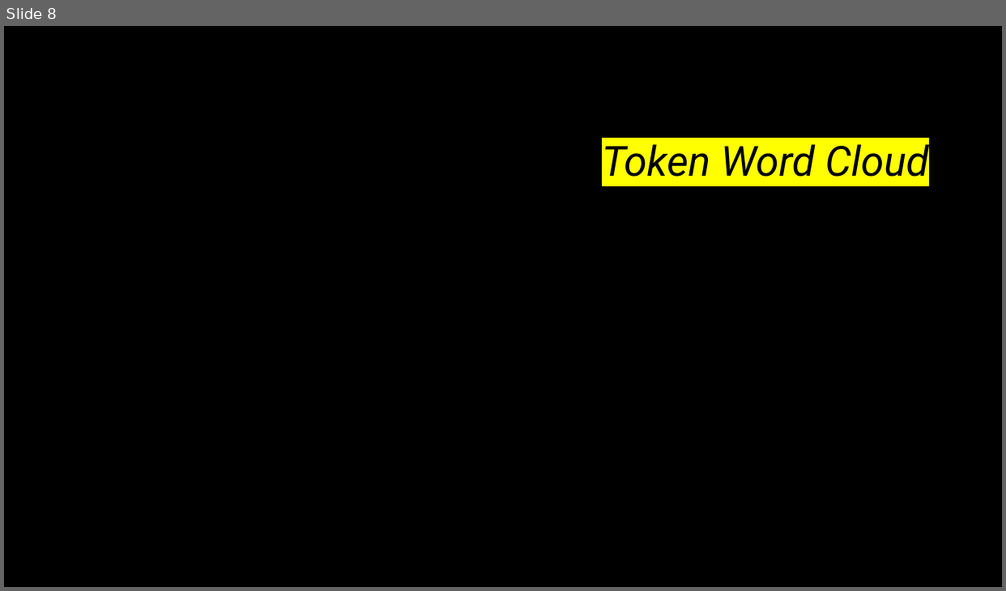
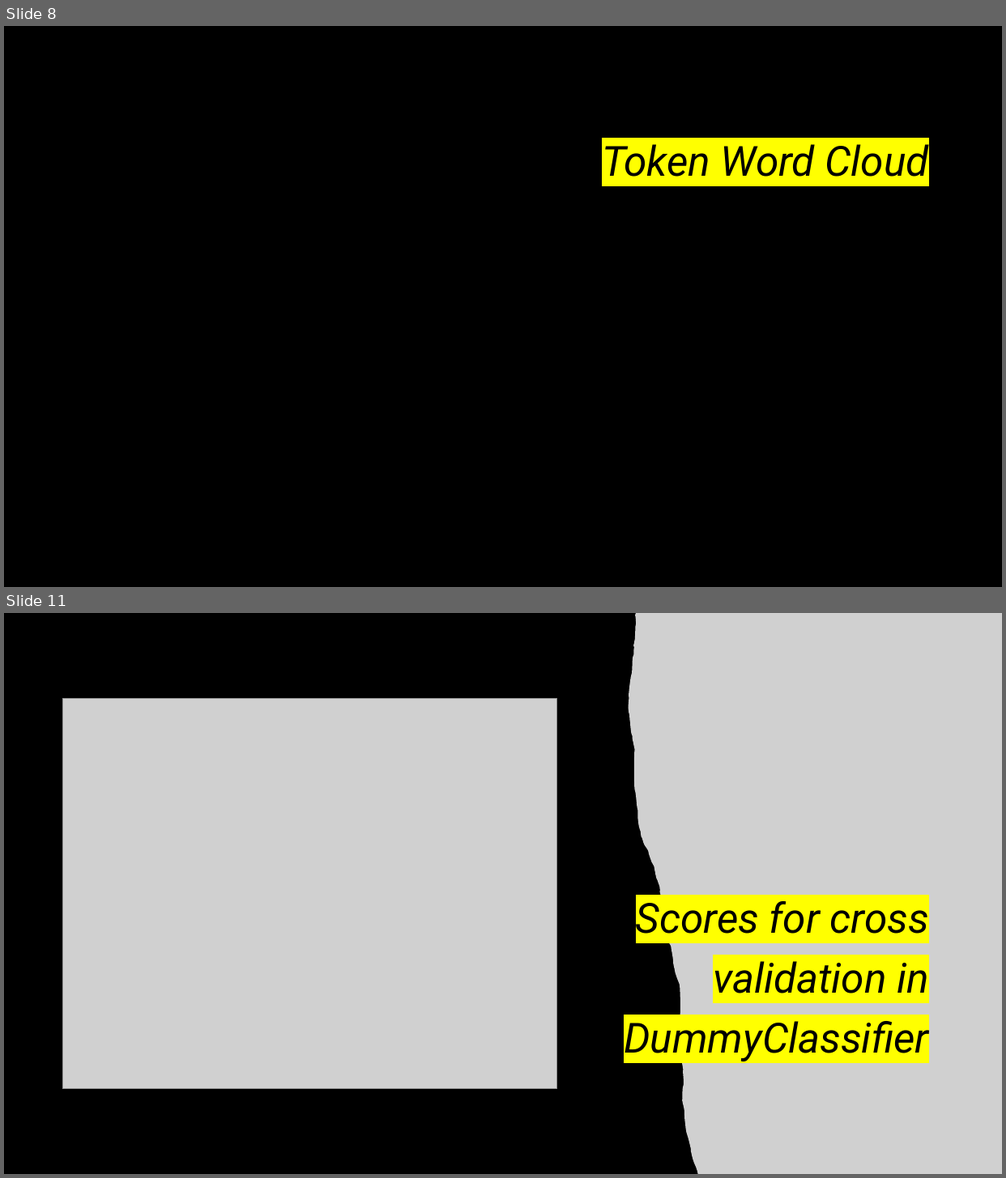
Before and after one commit to arango850/CED_III_TI_II, a slide deck: docs/Integrative Task 2.pptx. Shown one above the other, each under a label of ours: slide 8 before the commit, slides 8 and 11 after it; the slides between them are not shown. The pictures are 1006x591 and 1006x1178 pixels, drawn with LibreOffice and Linux fonts; fonts in the diff are those of the drawing; grey boxes stand for pictures; background and template pictures are left out. Boxes give left, top, right and bottom in pixels: in the first picture for what was removed or moved away, otherwise in the second. Text is boxed around its words. In the diff, an @@ line names an element or a change of style, - is before the commit and + after.

Commit message:
uploaded pptx

```diff
--- a/docs/Integrative Task 2.pptx
+++ b/docs/Integrative Task 2.pptx
@@ slide 11 added at <box>4,613,1002,1174</box>, background #000000 @@
@@ picture added at <box>629,613,1002,1174</box> @@
@@ picture added at <box>62,698,557,1089</box> @@
@@ title added at <box>624,901,929,1062</box>, 40 pt, text #000000, italic @@
+Scores for cross validation in DummyClassifier
```
Also in this commit, not shown: 11 other slides added.
